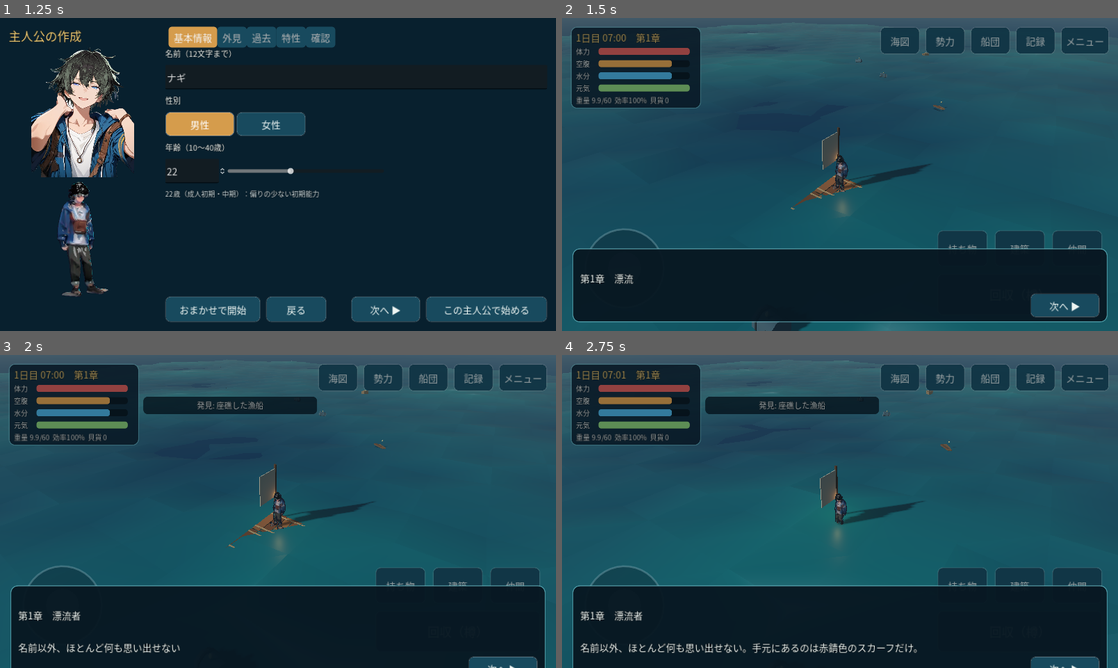
Above: before the commit, frames 1-4 (two rows, left to right).
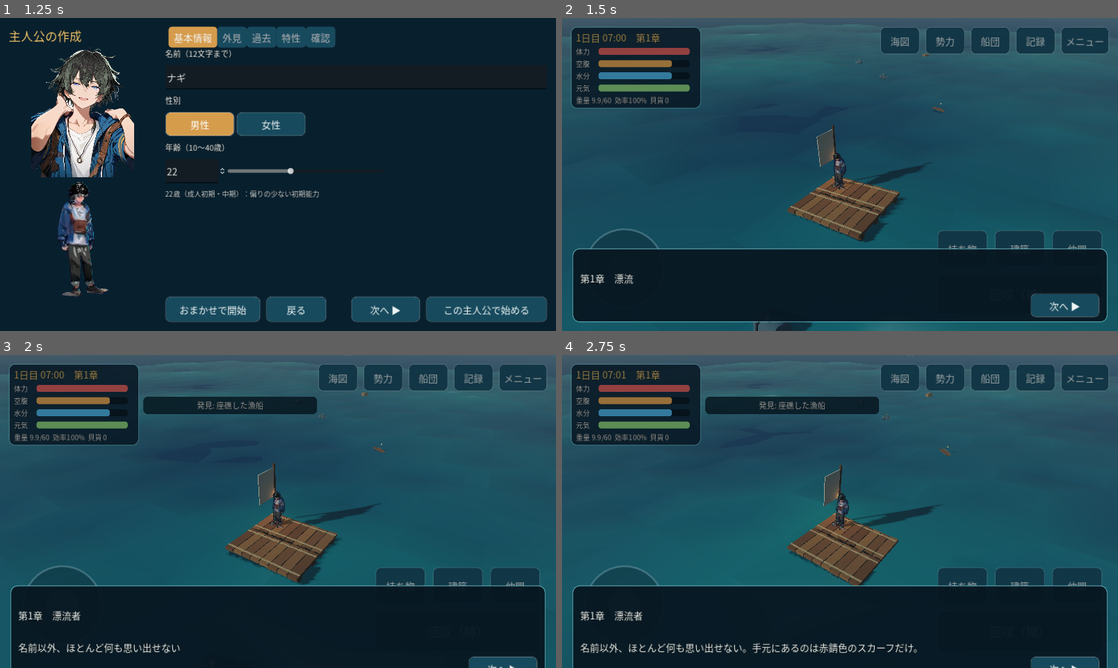
Above: after the commit, the same moments.

Repository: hiirocreate/Ocean-Frontier
Game: Godot game, scene res://scenes/main/main_menu.tscn
Two runs of this game, one before a commit and one after it. Both use one fixed random seed, a clock stepped at 60 frames per second and the inputs below.
Inputs (mouse positions are in pixels of both pictures, inside the frame that each line leads up to):
- Up to frame 1 (1.25 s): click "はじめから" at 0.5 s
- Up to frame 2 (1.5 s): click "おまかせで開始" at 1.25 s
- Up to frame 3 (2 s): no input
- Up to frame 4 (2.75 s): drag from (840, 511) to (895, 442) at 2.02 s

Frame 1 is identical in both runs. In frame 2, 2.9% of the frame differs, in the area x 0-69%, y 4-100%; in frame 3, 3.0%; in frame 4, 3.5%, in the area x 0-81%, y 0-74%.

Commit message:
Fix raft sinking into waves and support portrait orientation
- Raft floats on the averaged sea surface with freeboard; tilt follows the wave slope along the raft's heading
- Sensor orientation: UI base switches 1280x720 / 720x1280; ScreenLayout.fit keeps panels on screen
- Portrait layouts for HUD, dialogue, character creation; camera keeps horizontal FOV in portrait
- E2E: raft stays above water (calm and storm); portrait screenshot run

Co-Authored-By: Claude Opus 5.5 <noreply@anthropic.com>
Claude-Session: https://claude.ai/code/session_014hXxcffBFXxDZQBfPqynM9

Diff:
--- a/project.godot
+++ b/project.godot
@@ -23,7 +23,7 @@
 window/size/viewport_height=720
 window/stretch/mode="canvas_items"
 window/stretch/aspect="expand"
-window/handheld/orientation=4
+window/handheld/orientation=6
 
 [input_devices]
 
--- a/scripts/core/game.gd
+++ b/scripts/core/game.gd
@@ -5,6 +5,7 @@
 signal session_changed
 signal message(text: String)
 signal settings_changed
+signal layout_changed(portrait: bool)  # 端末の向き（縦画面なら true）が変わった
 
 const SETTINGS_PATH := "user://settings.cfg"
 const MAIN_MENU := "res://scenes/main/main_menu.tscn"
@@ -16,10 +17,13 @@
 var running: bool = false  # 3Dワールド表示中のみ時間を進める
 var settings := {"quality": "medium", "master_volume": 1.0}
 var data_errors: Array[String] = []
+var portrait := false  # 縦画面で遊んでいるか
 
 
 func _ready() -> void:
 	process_mode = Node.PROCESS_MODE_ALWAYS
+	get_tree().root.size_changed.connect(_on_window_resized)
+	_on_window_resized()
 	_setup_input()
 	data = GameData.load_default()
 	data_errors = DataValidator.validate(data)
@@ -28,6 +32,15 @@
 	load_settings()
 	get_tree().set_auto_accept_quit(false)
 	GameLog.info("起動 v%s / データ問題 %d件" % [ProjectSettings.get_setting("application/config/version"), data_errors.size()])
+
+
+## 端末の向きが変わったら UI の基準解像度と各パネルの大きさを付け直す
+func _on_window_resized() -> void:
+	var p := ScreenLayout.apply_scale(get_tree().root)
+	ScreenLayout.apply_all.call_deferred(get_tree())
+	if p != portrait:
+		portrait = p
+		layout_changed.emit(p)
 
 
 func _setup_input() -> void:
--- a/scripts/ui/character_creation.gd
+++ b/scripts/ui/character_creation.gd
@@ -23,6 +23,7 @@
 var _start_button: Button
 var _err: Label
 var _syncing := false
+var _root_box: BoxContainer
 
 
 func _ready() -> void:
@@ -38,23 +39,32 @@
 	bg.color = Color("08202e")
 	bg.set_anchors_and_offsets_preset(Control.PRESET_FULL_RECT)
 	add_child(bg)
-	var root := HBoxContainer.new()
+	var root := BoxContainer.new()  # 横画面は左右、縦画面は上下に並べる
+	_root_box = root
 	root.add_theme_constant_override("separation", 20)
 	add_child(root)
 	root.set_anchors_and_offsets_preset(Control.PRESET_FULL_RECT, Control.PRESET_MODE_MINSIZE, 20)
-	# 左：プレビュー
-	var left := VBoxContainer.new()
+	# 上／左：プレビュー（縦画面では立ち絵と3Dを横に並べる）
+	var outer := VBoxContainer.new()
+	root.add_child(outer)
+	outer.add_child(UiTheme.label("主人公の編集" if edit_mode else "主人公の作成", 28, UiTheme.C_GOLD))
+	var left := BoxContainer.new()
 	left.custom_minimum_size = Vector2(340, 0)
-	root.add_child(left)
-	left.add_child(UiTheme.label("主人公の編集" if edit_mode else "主人公の作成", 28, UiTheme.C_GOLD))
+	outer.add_child(left)
 	_portrait = PortraitView.new()
 	_portrait.custom_minimum_size = Vector2(300, 300)
 	left.add_child(_portrait)
 	left.add_child(_build_3d_preview())
-	# 右：手順
+	# 下／右：手順
 	var right := VBoxContainer.new()
 	right.size_flags_horizontal = Control.SIZE_EXPAND_FILL
+	right.size_flags_vertical = Control.SIZE_EXPAND_FILL
 	root.add_child(right)
+	var relayout := func(p: bool):
+		root.vertical = p
+		left.vertical = not p
+	relayout.call(Game.portrait)
+	Game.layout_changed.connect(relayout)
 	_tabs = TabContainer.new()
 	_tabs.size_flags_vertical = Control.SIZE_EXPAND_FILL
 	right.add_child(_tabs)
@@ -68,8 +78,9 @@
 	_tabs.tab_changed.connect(func(_i): _refresh())
 	_err = UiTheme.label("", 17, UiTheme.C_WARN)
 	right.add_child(_err)
-	var nav := HBoxContainer.new()
-	nav.add_theme_constant_override("separation", 12)
+	var nav := HFlowContainer.new()  # 縦画面で幅が足りないときは折り返す
+	nav.add_theme_constant_override("h_separation", 12)
+	nav.add_theme_constant_override("v_separation", 10)
 	if not edit_mode:
 		var skip := UiTheme.button("おまかせで開始", Vector2(220, 60))
 		skip.pressed.connect(func(): Game.start_new_game(null))
--- a/scripts/ui/combat_panel.gd
+++ b/scripts/ui/combat_panel.gd
@@ -9,7 +9,7 @@
 
 func setup(s: GameSession) -> void:
 	session = s
-	custom_minimum_size = Vector2(760, 0)
+	ScreenLayout.fit(self, Vector2(760, 0))
 	add_theme_stylebox_override("panel", UiTheme.box(Color(0.12, 0.04, 0.05, 0.96), Color(0.9, 0.4, 0.35, 0.7), 14, 16))
 	visible = false
 	_box = VBoxContainer.new()
--- a/scripts/ui/crew_panel.gd
+++ b/scripts/ui/crew_panel.gd
@@ -18,7 +18,7 @@
 
 func setup(s: GameSession) -> void:
 	session = s
-	custom_minimum_size = Vector2(980, 600)
+	ScreenLayout.fit(self, Vector2(980, 600))
 	add_theme_stylebox_override("panel", UiTheme.box(Color(0.04, 0.11, 0.16, 0.97), UiTheme.C_PANEL_BORDER, 14))
 	visible = false
 	var v := VBoxContainer.new()
--- a/scripts/ui/dialogue_panel.gd
+++ b/scripts/ui/dialogue_panel.gd
@@ -63,6 +63,34 @@
 	_choices.offset_bottom = -210
 	_choices.offset_left = -480
 	_choices.offset_top = -210
+
+
+## 横画面／縦画面の配置。縦画面では選択肢を全幅にし、立ち絵を選択肢の上に置く
+func apply_layout(portrait_mode: bool) -> void:
+	if portrait_mode:
+		portrait.custom_minimum_size = Vector2(360, 460)
+		portrait.offset_left = 24
+		portrait.offset_right = 384
+		portrait.offset_bottom = -480
+		portrait.offset_top = -480 - 460
+		_choices.set_anchors_preset(Control.PRESET_BOTTOM_WIDE)
+		_choices.offset_left = 24
+		_choices.offset_right = -24
+		_choices.offset_bottom = -210
+		_choices.offset_top = -210
+	else:
+		portrait.custom_minimum_size = Vector2(300, 380)
+		portrait.offset_left = 40
+		portrait.offset_right = 340
+		portrait.offset_top = -380 - 150
+		portrait.offset_bottom = -150
+		_choices.set_anchors_preset(Control.PRESET_BOTTOM_RIGHT)
+		_choices.offset_right = -40
+		_choices.offset_bottom = -210
+		_choices.offset_left = -480
+		_choices.offset_top = -210
+	_choices.grow_horizontal = Control.GROW_DIRECTION_BOTH if portrait_mode else Control.GROW_DIRECTION_BEGIN
+	_choices.grow_vertical = Control.GROW_DIRECTION_BEGIN
 
 
 func open(dialogue_id: String) -> bool:
--- a/scripts/ui/ending_screen.gd
+++ b/scripts/ui/ending_screen.gd
@@ -30,7 +30,7 @@
 	var id := str(s.story.ending) if s else ""
 	var e: Dictionary = Game.data.endings.get(id, {})
 	var v := VBoxContainer.new()
-	v.custom_minimum_size = Vector2(900, 0)
+	v.custom_minimum_size = Vector2(minf(900.0, get_viewport_rect().size.x - 40.0) if is_inside_tree() else 900.0, 0)
 	v.add_theme_constant_override("separation", 16)
 	add_child(v)
 	var t := UiTheme.label(str(e.get("name", "終わり")), 48, UiTheme.C_GOLD)
--- a/scripts/ui/faction_panel.gd
+++ b/scripts/ui/faction_panel.gd
@@ -12,7 +12,7 @@
 
 func setup(s: GameSession) -> void:
 	session = s
-	custom_minimum_size = Vector2(1000, 600)
+	ScreenLayout.fit(self, Vector2(1000, 600))
 	add_theme_stylebox_override("panel", UiTheme.box(Color(0.04, 0.11, 0.16, 0.97), UiTheme.C_PANEL_BORDER, 14))
 	visible = false
 	var sc := ScrollContainer.new()
--- a/scripts/ui/fleet_panel.gd
+++ b/scripts/ui/fleet_panel.gd
@@ -12,7 +12,7 @@
 
 func setup(s: GameSession) -> void:
 	session = s
-	custom_minimum_size = Vector2(1060, 620)
+	ScreenLayout.fit(self, Vector2(1060, 620))
 	add_theme_stylebox_override("panel", UiTheme.box(Color(0.04, 0.11, 0.16, 0.97), UiTheme.C_PANEL_BORDER, 14))
 	visible = false
 	var v := VBoxContainer.new()
--- a/scripts/ui/hud.gd
+++ b/scripts/ui/hud.gd
@@ -36,6 +36,7 @@
 var _site_info: VBoxContainer
 var _site_id := ""
 var _nav_label: Label
+var _top_row: HBoxContainer
 var dialogue_panel: DialoguePanel
 var menu_button: Button
 var _inventory_panel: PanelContainer
@@ -98,7 +99,7 @@
 		panel.grow_vertical = Control.GROW_DIRECTION_BOTH
 		set(pn, panel)
 	_site_panel = PanelContainer.new()
-	_site_panel.custom_minimum_size = Vector2(500, 0)
+	ScreenLayout.fit(_site_panel, Vector2(500, 0), Control.PRESET_CENTER_BOTTOM, 24)
 	_site_panel.visible = false
 	_site_info = VBoxContainer.new()
 	_site_panel.add_child(_site_info)
@@ -120,6 +121,42 @@
 	session.actions.job_completed.connect(func(_j, _r): _queue_refresh())
 	session.raft.changed.connect(_queue_refresh)
 	Game.message.connect(_on_message)
+	Game.layout_changed.connect(func(_p): _apply_layout.call_deferred())
+	_apply_layout.call_deferred()
+
+
+## 横画面／縦画面で HUD の配置を切り替える（パネルの大きさは ScreenLayout.fit が画面に合わせる）
+func _apply_layout() -> void:
+	var portrait := ScreenLayout.portrait(root)
+	ScreenLayout.apply_all(get_tree())
+	# 上部のボタン列: 横画面は右上、縦画面は状態表示の下に右寄せ
+	_top_row.set_anchors_and_offsets_preset(Control.PRESET_TOP_RIGHT, Control.PRESET_MODE_MINSIZE, 20)
+	_top_row.grow_horizontal = Control.GROW_DIRECTION_BEGIN
+	if portrait:
+		_top_row.offset_top += 210
+		_top_row.offset_bottom += 210
+	_jobs_box.offset_top = 300.0 if portrait else 100.0
+	# 通知: 横画面は上部中央、縦画面は画面の中ほど
+	_toasts.set_anchors_and_offsets_preset(Control.PRESET_CENTER_TOP, Control.PRESET_MODE_MINSIZE, 20)
+	_toasts.grow_horizontal = Control.GROW_DIRECTION_BOTH
+	_toasts.offset_top = 520.0 if portrait else 96.0
+	_nav_label.set_anchors_and_offsets_preset(Control.PRESET_CENTER_TOP, Control.PRESET_MODE_MINSIZE, 24)
+	_nav_label.grow_horizontal = Control.GROW_DIRECTION_BOTH
+	if portrait:
+		_nav_label.offset_top += 280
+		_nav_label.offset_bottom += 280
+	else:
+		_shift_left(_toasts)
+		_shift_left(_nav_label)
+	# 下部のパネル: 横画面は右下のボタンを避けて左寄せ、縦画面は操作ボタンの上に置く
+	for c in [_site_panel, _build_panel, _building_panel]:
+		c.grow_vertical = Control.GROW_DIRECTION_BEGIN
+		if portrait:
+			c.offset_top -= 230
+			c.offset_bottom -= 230
+		else:
+			_shift_left(c)
+	dialogue_panel.apply_layout(portrait)
 
 
 # ---------- レイアウト ----------
@@ -205,6 +242,7 @@
 
 	menu_button = UiTheme.button("メニュー", Vector2(110, 64))
 	var top := HBoxContainer.new()
+	_top_row = top
 	top.add_theme_constant_override("separation", 12)
 	map_button = UiTheme.button("海図", Vector2(92, 64))
 	map_button.pressed.connect(toggle_map)
@@ -254,7 +292,7 @@
 
 func _modal(size: Vector2) -> PanelContainer:
 	var p := PanelContainer.new()
-	p.custom_minimum_size = size
+	ScreenLayout.fit(p, size)
 	p.add_theme_stylebox_override("panel", UiTheme.box(Color(0.04, 0.11, 0.16, 0.96), UiTheme.C_PANEL_BORDER, 14))
 	p.visible = false
 	root.add_child(p)
@@ -298,7 +336,7 @@
 
 func _build_build_panel() -> void:
 	_build_panel = PanelContainer.new()
-	_build_panel.custom_minimum_size = Vector2(500, 0)
+	ScreenLayout.fit(_build_panel, Vector2(500, 0), Control.PRESET_CENTER_BOTTOM, 24)
 	_build_panel.visible = false
 	_build_info = VBoxContainer.new()
 	_build_panel.add_child(_build_info)
@@ -317,7 +355,7 @@
 
 func _build_building_panel() -> void:
 	_building_panel = PanelContainer.new()
-	_building_panel.custom_minimum_size = Vector2(500, 0)
+	ScreenLayout.fit(_building_panel, Vector2(500, 0), Control.PRESET_CENTER_BOTTOM, 24)
 	_building_panel.visible = false
 	_building_info = VBoxContainer.new()
 	_building_panel.add_child(_building_info)
--- a/scripts/ui/map_panel.gd
+++ b/scripts/ui/map_panel.gd
@@ -12,7 +12,7 @@
 
 func setup(s: GameSession) -> void:
 	session = s
-	custom_minimum_size = Vector2(1000, 640)
+	ScreenLayout.fit(self, Vector2(1000, 640))
 	add_theme_stylebox_override("panel", UiTheme.box(Color(0.03, 0.08, 0.12, 0.97), UiTheme.C_PANEL_BORDER, 14))
 	visible = false
 	var v := VBoxContainer.new()
--- a/scripts/ui/quest_panel.gd
+++ b/scripts/ui/quest_panel.gd
@@ -8,7 +8,7 @@
 
 func setup(s: GameSession) -> void:
 	session = s
-	custom_minimum_size = Vector2(980, 600)
+	ScreenLayout.fit(self, Vector2(980, 600))
 	add_theme_stylebox_override("panel", UiTheme.box(Color(0.04, 0.11, 0.16, 0.97), UiTheme.C_PANEL_BORDER, 14))
 	visible = false
 	var sc := ScrollContainer.new()
--- /dev/null
+++ b/scripts/ui/screen_layout.gd
@@ -0,0 +1,54 @@
+class_name ScreenLayout
+extends RefCounted
+## 画面の向き（横画面／縦画面）への対応。
+## - 端末の向きに合わせて UI の基準解像度を切り替える（横 1280x720 / 縦 720x1280）
+## - fit() で登録したパネルは、画面より大きくならないよう最小サイズを縮め、位置を付け直す
+## - 向きが変わると Game.layout_changed(portrait) が送られ、HUD などが配置を切り替える
+
+const LANDSCAPE := Vector2i(1280, 720)
+const PORTRAIT := Vector2i(720, 1280)
+const GROUP := "screen_fit"
+
+
+static func is_portrait_size(window_size: Vector2) -> bool:
+	return window_size.y > window_size.x
+
+
+## ウィンドウの大きさから縦横を判定し、UI の基準解像度を設定する。縦なら true
+static func apply_scale(window: Window) -> bool:
+	var portrait := is_portrait_size(Vector2(window.size))
+	window.content_scale_size = PORTRAIT if portrait else LANDSCAPE
+	return portrait
+
+
+## 現在の UI 座標系で縦画面か
+static func portrait(node: Node) -> bool:
+	return node.is_inside_tree() and is_portrait_size(node.get_viewport().get_visible_rect().size)
+
+
+## パネルの設計上の大きさを登録する。画面に収まるよう縮め、preset で位置を付け直す
+static func fit(c: Control, design: Vector2, preset := Control.PRESET_CENTER, margin := 0) -> void:
+	c.set_meta("fit_design", design)
+	c.set_meta("fit_preset", preset)
+	c.set_meta("fit_margin", margin)
+	c.add_to_group(GROUP)
+	if c.is_inside_tree():
+		apply(c)
+	else:
+		c.tree_entered.connect(apply.bind(c), CONNECT_ONE_SHOT)
+
+
+static func apply(c: Control) -> void:
+	if not c.is_inside_tree() or not c.has_meta("fit_design"):
+		return
+	var vp := c.get_viewport().get_visible_rect().size
+	var d: Vector2 = c.get_meta("fit_design")
+	c.custom_minimum_size = Vector2(minf(d.x, vp.x - 24.0), minf(d.y, vp.y - 160.0) if d.y > 0.0 else 0.0)
+	c.size = c.custom_minimum_size
+	c.set_anchors_and_offsets_preset(int(c.get_meta("fit_preset")), Control.PRESET_MODE_MINSIZE, int(c.get_meta("fit_margin")))
+	c.grow_horizontal = Control.GROW_DIRECTION_BOTH
+
+
+static func apply_all(tree: SceneTree) -> void:
+	for n in tree.get_nodes_in_group(GROUP):
+		apply(n as Control)
--- a/scripts/world/camera_rig.gd
+++ b/scripts/world/camera_rig.gd
@@ -22,6 +22,8 @@
 func _ready() -> void:
 	camera = Camera3D.new()
 	camera.fov = 60.0
+	_apply_orientation(Game.portrait)
+	Game.layout_changed.connect(_apply_orientation)
 	camera.far = 600.0
 	add_child(camera)
 
@@ -74,3 +76,8 @@
 	if pts.size() < 2:
 		return 0.0
 	return (pts[0]["pos"] as Vector2).distance_to(pts[1]["pos"])
+
+
+## 縦画面では横方向の画角を固定し、筏の左右が切れないようにする（縦方向は広くなる）
+func _apply_orientation(portrait: bool) -> void:
+	camera.keep_aspect = Camera3D.KEEP_WIDTH if portrait else Camera3D.KEEP_HEIGHT
--- a/scripts/world/encounter.gd
+++ b/scripts/world/encounter.gd
@@ -32,6 +32,6 @@
 
 
 func update_float(t: float, amp: float) -> void:
-	position.y = OceanWaves.height(position.x, position.z, t, amp) * 0.8
+	position.y = OceanWaves.height(position.x, position.z, t, amp) + 0.12
 	rotation.z = sin(t * 1.1 + _phase) * 0.06
 	rotation.x = cos(t * 0.9 + _phase) * 0.05
--- a/scripts/world/world.gd
+++ b/scripts/world/world.gd
@@ -22,6 +22,7 @@
 var sky_mat: ProceduralSkyMaterial
 var debris_root: Node3D
 var wave_amp := 0.45
+const RAFT_FREEBOARD := 0.22  # 平均海面から床板の中心までの高さ（m）
 var _time := 0.0
 var _velocity := Vector3.ZERO
 var _nearest: Debris
@@ -301,9 +302,20 @@
 	_velocity = _velocity.lerp(desired, minf(1.0, delta * 2.0))
 	raft_root.position += _velocity * delta
 	var c := raft_root.position
-	raft_root.position.y = OceanWaves.height(c.x, c.z, _time, wave_amp) * 0.6 - 0.05
-	raft_root.rotation.x = (OceanWaves.height(c.x, c.z + 2.0, _time, wave_amp) - OceanWaves.height(c.x, c.z - 2.0, _time, wave_amp)) * 0.06
-	raft_root.rotation.z = -(OceanWaves.height(c.x + 2.0, c.z, _time, wave_amp) - OceanWaves.height(c.x - 2.0, c.z, _time, wave_amp)) * 0.06
+	# 筏の広がり（中心と前後左右 2m）の海面の平均に、喫水を残して浮かべる（丸太の下半分だけ水に浸かる）
+	var surf := 0.0
+	for o in [Vector2.ZERO, Vector2(2, 0), Vector2(-2, 0), Vector2(0, 2), Vector2(0, -2)]:
+		surf += OceanWaves.height(c.x + o.x, c.z + o.y, _time, wave_amp)
+	raft_root.position.y = surf / 5.0 + RAFT_FREEBOARD
+	# 波の斜面に沿って傾ける（高い側が持ち上がる向き。X軸回りは +Z 側を上げるのが負の角度）
+	# 斜面は筏の向き（ヨー）に合わせたローカルの前後・左右方向で測る
+	var yaw := raft_root.rotation.y
+	var fz := Vector2(sin(yaw), cos(yaw)) * 2.0
+	var fx := Vector2(cos(yaw), -sin(yaw)) * 2.0
+	var slope_z := (OceanWaves.height(c.x + fz.x, c.z + fz.y, _time, wave_amp) - OceanWaves.height(c.x - fz.x, c.z - fz.y, _time, wave_amp)) / 4.0
+	var slope_x := (OceanWaves.height(c.x + fx.x, c.z + fx.y, _time, wave_amp) - OceanWaves.height(c.x - fx.x, c.z - fx.y, _time, wave_amp)) / 4.0
+	raft_root.rotation.x = -atan(slope_z) * 0.8
+	raft_root.rotation.z = atan(slope_x) * 0.8
 	player.moving = input.length() > 0.1
 	if player.moving:
 		var target_yaw := atan2(_velocity.x, _velocity.z) - raft_root.rotation.y
--- a/tools/smoke_test.gd
+++ b/tools/smoke_test.gd
@@ -9,7 +9,7 @@
 
 
 func _initialize() -> void:
-	shot_dir = ProjectSettings.globalize_path("res://build/screenshots")
+	shot_dir = ProjectSettings.globalize_path("res://build/screenshots" + ("_portrait" if OS.get_environment("SHOT_SUFFIX") == "portrait" else ""))
 	DirAccess.make_dir_recursive_absolute(shot_dir)
 	_run.call_deferred()
 
@@ -103,6 +103,14 @@
 	await frames(5)
 	var moved: float = (w.raft_root.position - p0).length()
 	check(moved > 1.0, "筏が移動した (%.2fm)" % moved)
+	# 筏の床板が水面より上にある（荒天の波でも沈まない）
+	var lowest := 99.0
+	for i in 40:
+		await process_frame
+		var rp: Vector3 = w.raft_root.global_position
+		lowest = minf(lowest, rp.y - OceanWaves.height(rp.x, rp.z, w._time, w.wave_amp))
+	check(lowest > 0.0, "筏の床板が水面より上 (最小 %.2fm)" % lowest)
+	check(ScreenLayout.portrait(w) == (w.get_viewport().get_visible_rect().size.y > w.get_viewport().get_visible_rect().size.x), "画面の向きの判定")
 	check(s.raft_position.distance_to(Vector3(w.raft_root.position.x, 0, w.raft_root.position.z)) < 0.01, "セッションに位置が反映")
 
 	# 2) 漂流物を回収 → 3) インベントリに追加（抽選の偏りで重量上限に達しないよう余裕を持たせる）
@@ -339,6 +347,13 @@
 	s2.set_weather("storm", 3)
 	await create_timer(5.5).timeout
 	await shot("18_storm")
+	var w2 := world()
+	var low_storm := 99.0
+	for i in 40:
+		await process_frame
+		var rp2: Vector3 = w2.raft_root.global_position
+		low_storm = minf(low_storm, rp2.y - OceanWaves.height(rp2.x, rp2.z, w2._time, w2.wave_amp))
+	check(w2.wave_amp > 0.8 and low_storm > -0.05, "嵐でも筏が沈まない (波 %.2f, 最小 %.2fm)" % [w2.wave_amp, low_storm])
 	world().hud.quest_panel.open()
 	await frames(5)
 	await shot("19_record")
Not shown, changed: TASKS.md
Not shown, changed: docs/DECISIONS.md
Not shown, changed: docs/TEST_PLAN.md
Not shown, changed: tools/run_e2e_render.sh
